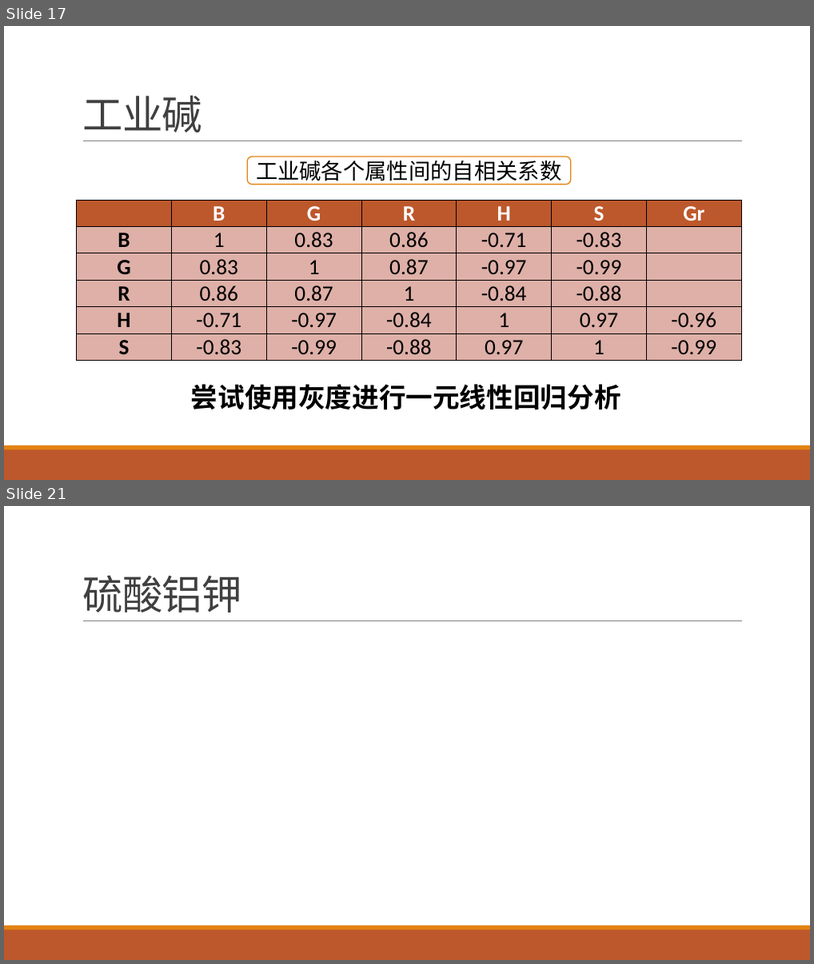
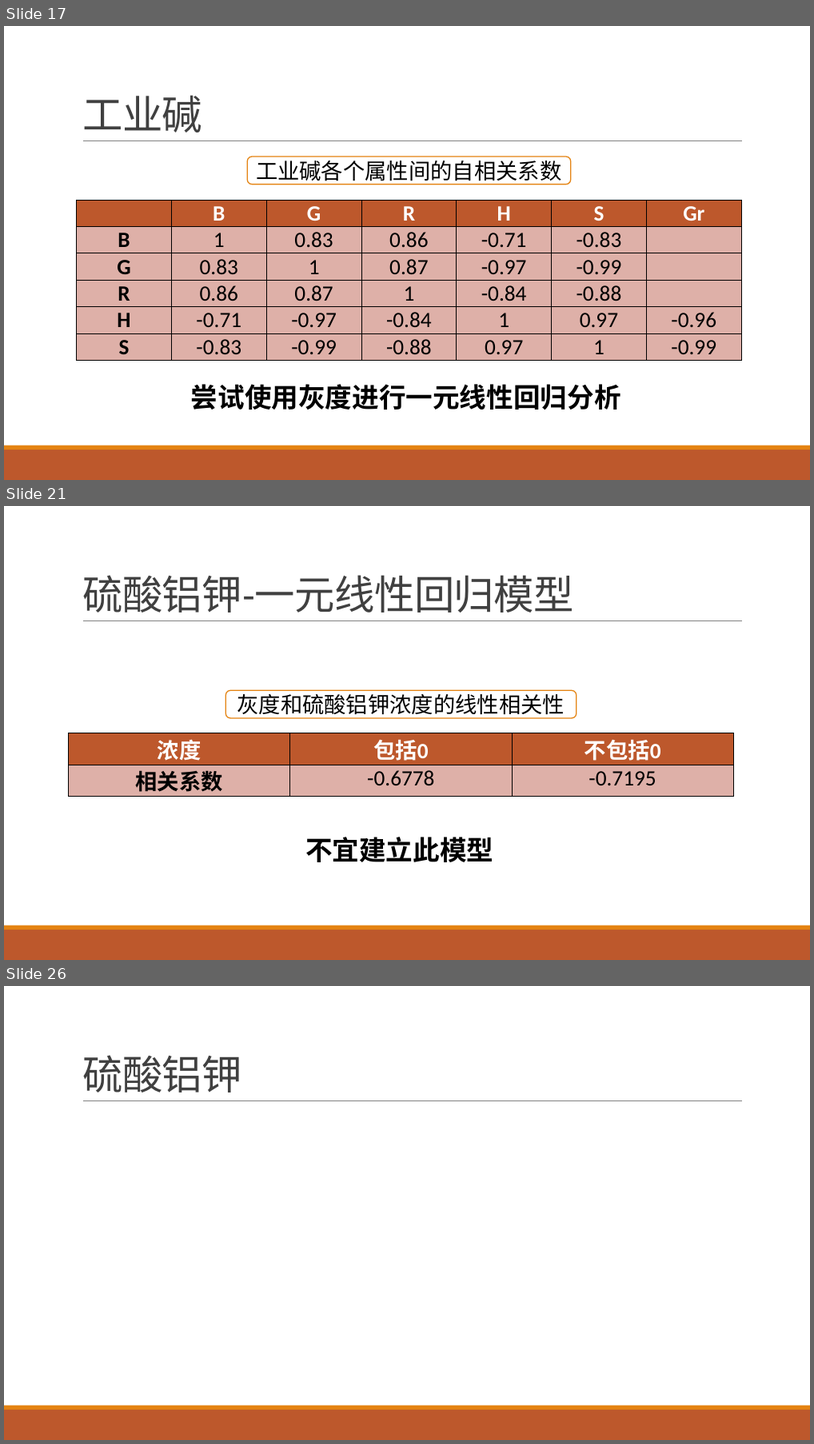
Before and after one commit to yuanjingsong/MCM_Homework, a slide deck: PreG21.pptx. Shown one above the other, each under a label of ours: slides 17 and 21 before the commit, slides 17, 21 and 26 after it; the slides between them are not shown. The pictures are 814x964 and 814x1444 pixels, drawn with LibreOffice and Linux fonts; fonts in the diff are those of the drawing; grey boxes stand for pictures. Boxes give left, top, right and bottom in pixels: in the first picture for what was removed or moved away, otherwise in the second. Text is boxed around its words. In the diff, an @@ line names an element or a change of style, - is before the commit and + after.

```diff
--- a/PreG21.pptx
+++ b/PreG21.pptx
@@ slide 21 added at (4, 506, 810, 960), background #FFFFFF; not listed: 3 template elements that a slide beside it also shows @@
@@ title added at (82, 575, 574, 612), 48 pt, text #404040 @@
+硫酸铝钾-一元线性回归模型
@@ rounded rectangle added at (226, 691, 577, 718), fill #FFFFFF, outline #E48312 1.25 pt, 26 pt, text #000000 @@
+灰度和硫酸铝钾浓度的线性相关性
@@ table added at (69, 733, 734, 795), 2 rows, 3 columns @@
+浓度 | 包括0 | 不包括0
+相关系数 | -0.6778 | -0.7195
@@ text added at (306, 836, 494, 862), 32 pt, text #000000, bold @@
+不宜建立此模型
@@ what was slide 21 is now slide 26 @@
```
Also in this commit, not shown: 2 slides changed, 4 other slides added.
